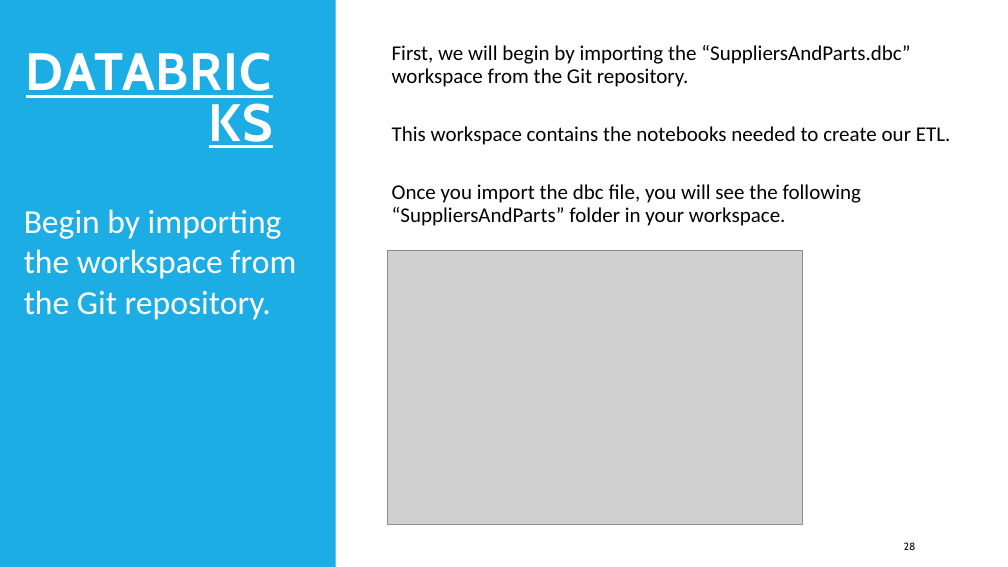
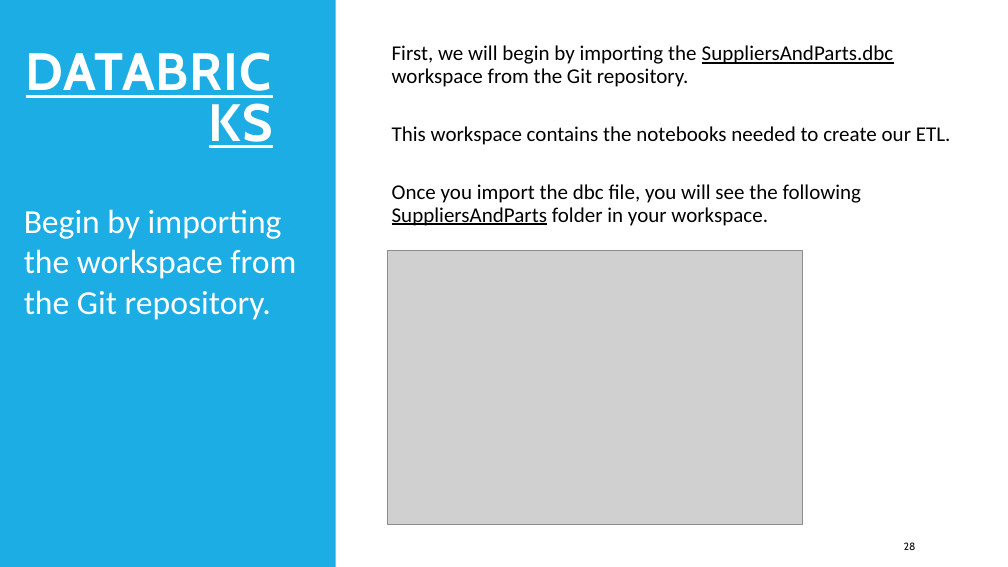
Before and after one commit to smpetersgithub/AdvancedSQLPuzzles, a slide deck: slide 28 of Suppliers and Parts Hive Demo/Azure Databricks Spark Hive Demo Powerpoint.pptx. Drawn at 1008x567 pixels with LibreOffice and Linux fonts; fonts in the diff are those of the drawing; grey boxes stand for pictures. Boxes give left, top, right and bottom in pixels: in the first picture for what was removed or moved away, otherwise in the second. Text is boxed around its words. In the diff, an @@ line names an element or a change of style, - is before the commit and + after.

```diff
--- a/Suppliers and Parts Hive Demo/Azure Databricks Spark Hive Demo Powerpoint.pptx
+++ b/Suppliers and Parts Hive Demo/Azure Databricks Spark Hive Demo Powerpoint.pptx
@@ text at (392, 45, 894, 87): text changed @@
-First, we will begin by importing the “SuppliersAndParts.dbc” workspace from the Git repository.
+First, we will begin by importing the SuppliersAndParts.dbc workspace from the Git repository.
@@ text at (392, 184, 861, 226): text changed @@
-Once you import the dbc file, you will see the following “SuppliersAndParts” folder in your workspace.
+Once you import the dbc file, you will see the following SuppliersAndParts folder in your workspace.
```
Also in this commit, not shown: 41 other slides changed, 1 other file.
